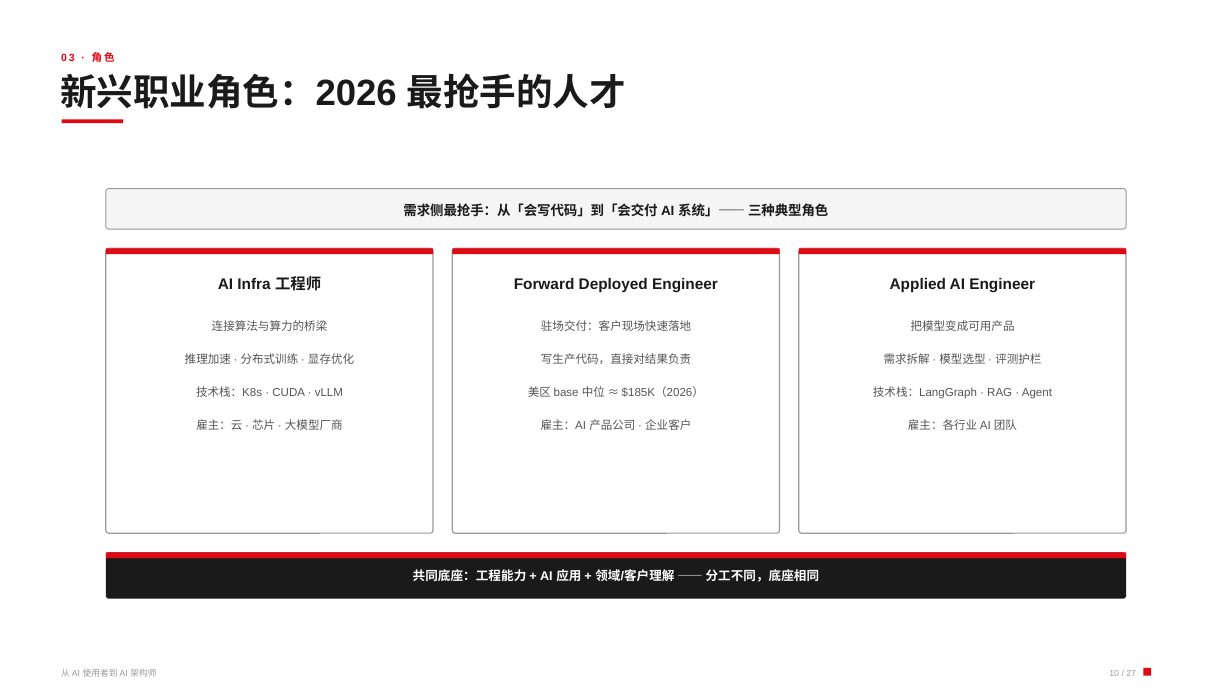
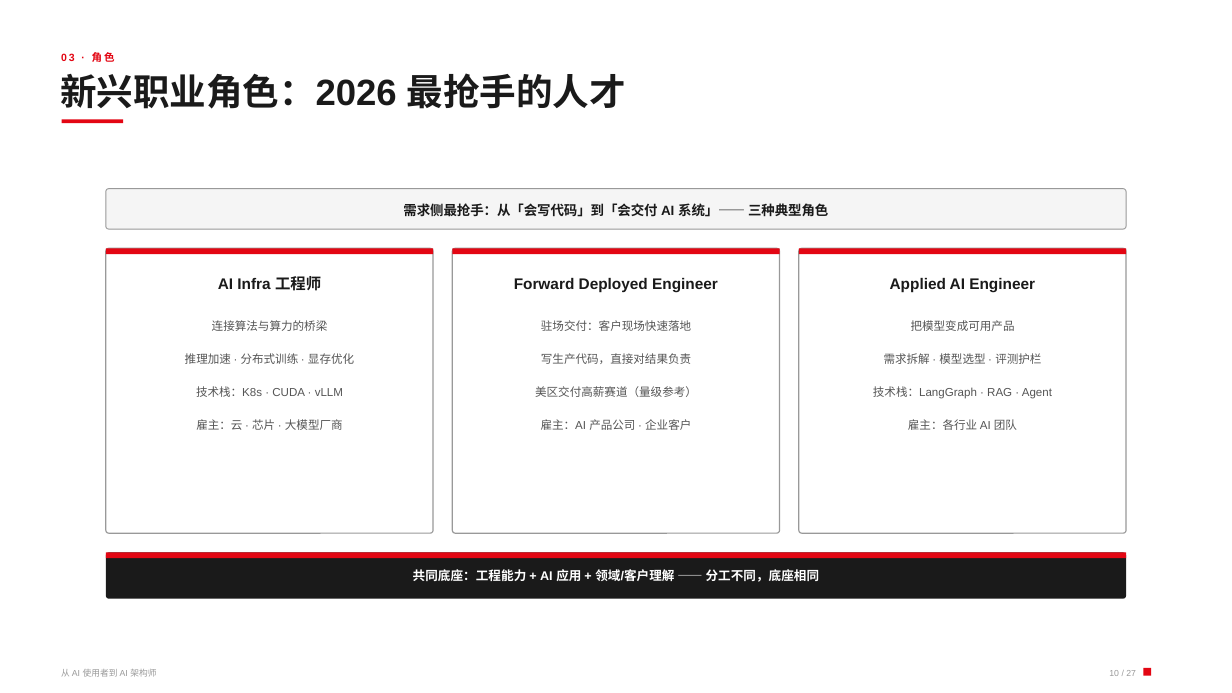
Before and after one commit to youareapigjkjkhhkhj/chzuagentcourse, a slide deck: slide 10 of Agentic时代_从AI使用者到AI架构师.pptx. Drawn at 1232x693 pixels with LibreOffice and Linux fonts; fonts in the diff are those of the drawing. Boxes give left, top, right and bottom in pixels: in the first picture for what was removed or moved away, otherwise in the second. Text is boxed around its words. In the diff, an @@ line names an element or a change of style, - is before the commit and + after.

```diff
--- a/Agentic时代_从AI使用者到AI架构师.pptx
+++ b/Agentic时代_从AI使用者到AI架构师.pptx
@@ text at (x1=535, y1=386, x2=697, y2=397): text changed @@
-美区 base 中位 ≈ $185K（2026）
+美区交付高薪赛道（量级参考）
```
Also in this commit, not shown: 4 other slides changed, 42 other files.
